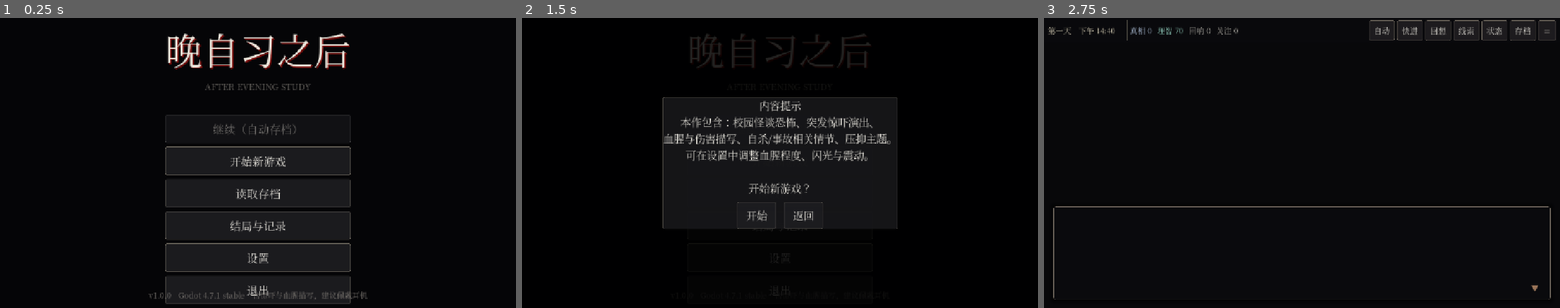
Above: before the commit, frames 1-3 (left to right).
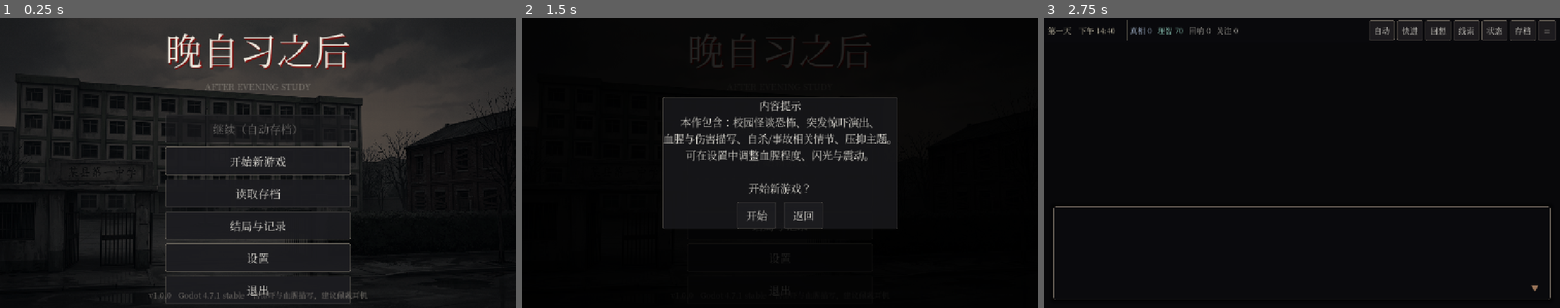
Above: after the commit, the same moments.

Repository: BJX-lin/md
Game: Godot game, scene res://main.tscn
Two runs of this game, one before a commit and one after it. Both use one fixed random seed, a clock stepped at 60 frames per second and the inputs below.
Inputs:
- Up to frame 1 (0.25 s): no input
- Up to frame 2 (1.5 s): click "开始新游戏" at 0.5 s; click "开始新游戏" at 1.25 s
- Up to frame 3 (2.75 s): click "开始" at 2 s

The runs differ from the first frame. In frame 1, 33% of the frame differs, in the area x 0-100%, y 0-98%; in frame 2, less than 0.1%; in frame 3, nothing differs.

Commit message:
修复背景全黑与立绘定位
问题一：背景一片黑
根因是 BGLayer / BGPainter 只在 _ready() 里设 PRESET_FULL_RECT，
但 set_scene() 常在节点入树之前就被调用。那一刻 size 仍是 (0,0)，
_draw() 里 tw/th 计算出的 cover 矩形为空，什么都画不出来 —— 整屏全黑。

修复：
1. 改到 _init() 就设锚点铺满（anchor_right/bottom = 1.0），
   不再依赖 _ready() 的执行时机
2. _draw() 增加兜底：size 仍 <=1 时改用父节点尺寸，
   父节点也没有就用 viewport 尺寸
3. 连接 resized 信号触发 queue_redraw，
   旋屏 / 窗口缩放后不会继续沿用旧的 cover 计算
BGPainter（缺图回退层）同样处理。

问题二：立绘位置不对
原实现有三处缺陷：
1. 文本框高度写死 252，与 _build_text_box 里的实际几何
   （offset_top=-252 / offset_bottom=-20，合计 272）对不上；
   现改为直接读 box 节点的真实位置，样式改了两边不会再脱节
2. clampf(box_top-62, size.y*0.55, size.y*0.94) 在小屏上
   会算出负的 y，立绘顶部溢出屏幕（960x540 实测 y=-3）
3. 脚底基准线定在文本框上沿，而背景的地平线远低于那里，
   人物看上去像悬浮在课桌上方

修复后的布局规则：
- 脚底落到文本框内部 62% 处，让小腿被文本框自然遮住（AVG 常规处理）
- 高度以可用竖直空间为主，下限 size.y*0.78，人物有存在感
- 单人最大宽度 0.60*屏宽，多人 0.46，避免相邻立绘重叠
- 横向 clampf 夹紧，保证整张立绘留在屏内
- actor_root 连接 resized → _layout_actors，旋屏后重新排布

已在 1280x720 / 1920x1080 / 2340x1080 / 2400x1080 / 960x540 / 720x1280
六种分辨率下验算：单人双人均无顶部溢出、无重叠。
另渲染了两张合成预览逐帧核对（教室双人、广播室单人），
背景 cover 正确、立绘比例与站位和背景透视吻合。

顺带核对：剧本用到的 39 种 @bg 组合中，37 个能解析到真实贴图，
另外 2 个是 black（有意为之），0 个走代码绘制回退。

校验：517 节点 0 错误；GDScript 10 项 0 错误；选项影响力 100%；
随机 250 次全达结局；JS 运行时一致。

Co-authored-by: arena-agent <297053741+arena-agent@users.noreply.github.com>

Diff:
--- a/game/src/art/bg_layer.gd
+++ b/game/src/art/bg_layer.gd
@@ -132,10 +132,22 @@
 	},
 }
 
+func _init() -> void:
+	# 必须在 _init 就铺满：set_scene() 可能在入树前被调用，
+	# 若那时 size 仍是 (0,0)，_draw() 会直接 return，表现为整屏全黑。
+	mouse_filter = Control.MOUSE_FILTER_IGNORE
+	anchor_right = 1.0
+	anchor_bottom = 1.0
+	offset_right = 0.0
+	offset_bottom = 0.0
+
 func _ready() -> void:
 	mouse_filter = Control.MOUSE_FILTER_IGNORE
 	set_anchors_preset(Control.PRESET_FULL_RECT)
 	set_process(true)
+	# 尺寸变化（旋屏 / 窗口缩放）后必须重绘，否则沿用旧的 cover 计算
+	resized.connect(queue_redraw)
+	queue_redraw()
 
 func set_scene(id: String, v: String = "") -> void:
 	scene_id = id
@@ -189,6 +201,13 @@
 
 func _draw() -> void:
 	var s := size
+	# 入树早期 size 可能还是 0，此时先用父节点/视口尺寸兜底，避免整屏全黑
+	if s.x <= 1.0 or s.y <= 1.0:
+		var p := get_parent_control()
+		if p != null and p.size.x > 1.0:
+			s = p.size
+		else:
+			s = get_viewport_rect().size
 	if _tex == null:
 		return
 	var tw := float(_tex.get_width())
--- a/game/src/art/bg_painter.gd
+++ b/game/src/art/bg_painter.gd
@@ -11,10 +11,20 @@
 var blood_amount := 0.0   # 血污程度 0..1
 var wet := 0.0            # 雨/水渍
 
+func _init() -> void:
+	# 同 bg_layer：入树前就铺满，避免 size 为 0 时画不出东西
+	mouse_filter = Control.MOUSE_FILTER_IGNORE
+	anchor_right = 1.0
+	anchor_bottom = 1.0
+	offset_right = 0.0
+	offset_bottom = 0.0
+
 func _ready() -> void:
 	mouse_filter = Control.MOUSE_FILTER_IGNORE
 	set_anchors_preset(Control.PRESET_FULL_RECT)
 	set_process(true)
+	resized.connect(queue_redraw)
+	queue_redraw()
 
 func set_scene(id: String, v: String = "") -> void:
 	scene_id = id
--- a/game/src/ui/game_screen.gd
+++ b/game/src/ui/game_screen.gd
@@ -66,6 +66,8 @@
 	actor_root.set_anchors_preset(Control.PRESET_FULL_RECT)
 	actor_root.mouse_filter = Control.MOUSE_FILTER_IGNORE
 	world.add_child(actor_root)
+	# 旋屏 / 窗口缩放后必须重新排布立绘，否则位置和尺寸还是旧屏幕的
+	resized.connect(_layout_actors)
 
 	fx = EffectsLayerS.new()
 	fx.shake_offset.connect(func(o):
@@ -325,13 +327,31 @@
 		var fx_ratio: float = float(slots.get(pos, 0.5))
 		if not slots.has(pos):
 			fx_ratio = 0.5 + (i - (keys.size() - 1) * 0.5) * 0.26
-		# 立绘素材为 768x1280 竖图，按高度铺满可视区（文本框上沿之上）
-		var box_top := size.y - 252.0 - 20.0
-		var h := clampf(box_top - 62.0, size.y * 0.55, size.y * 0.94)
-		var w := h * (768.0 / 1280.0)
+
+		# 立绘素材为 768x1280 竖图。可用高度 = 顶栏之下到文本框上沿之间。
+		# 文本框实际几何以 box 节点为准（_build_text_box 里是 offset_top=-252 / bottom=-20），
+		# 不要另写一份常数，否则改了样式两边就对不上。
+		var box_top: float = size.y - 272.0
+		if is_instance_valid(box) and box.size.y > 1.0:
+			box_top = box.position.y
+		var top_bar_h := 56.0
+		# 脚底要压到文本框内部一段，而不是停在上沿——
+		# 背景的地平线通常远低于文本框上沿，脚踩在上沿会显得人物悬浮在半空。
+		# 让下半身被文本框自然遮住，这是 AVG 的常规处理。
+		var foot_y: float = box_top + (size.y - box_top) * 0.62
+		# 人物要够大：以「可用竖直空间」为主，允许适度超出顶栏被裁掉一点头顶余白
+		var avail := foot_y - top_bar_h
+		var h: float = maxf(avail, size.y * 0.78)
+		var w: float = h * (768.0 / 1280.0)
+		# 多人同屏时按槽位间距收窄，防止相邻立绘互相重叠
+		var max_w: float = size.x * (0.46 if keys.size() > 1 else 0.60)
+		if w > max_w:
+			w = max_w
+			h = w * (1280.0 / 768.0)
 		a.size = Vector2(w, h)
-		# 脚底压在文本框上沿略下方，避免悬空
-		a.position = Vector2(size.x * fx_ratio - w * 0.5, box_top + 26.0 - h)
+		# 横向夹紧，保证整张立绘留在屏幕内
+		var x: float = clampf(size.x * fx_ratio - w * 0.5, 0.0, maxf(0.0, size.x - w))
+		a.position = Vector2(x, foot_y - h)
 		i += 1
 
 func _on_effect(name: String, power: float) -> void:
